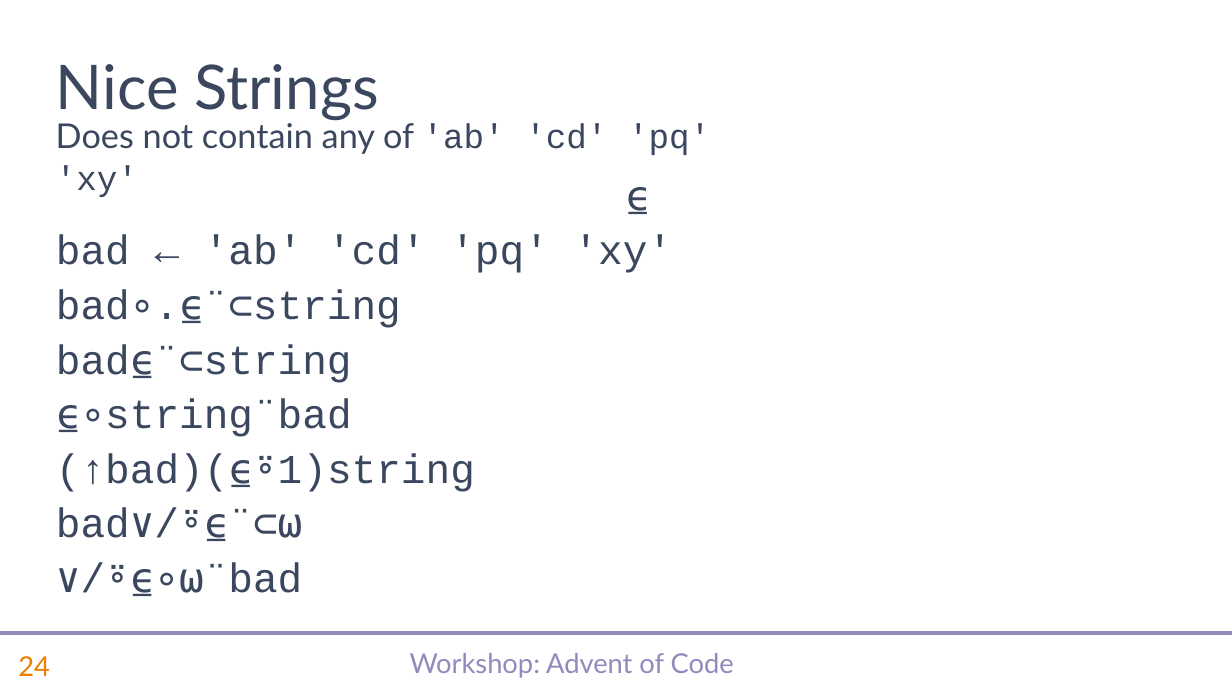
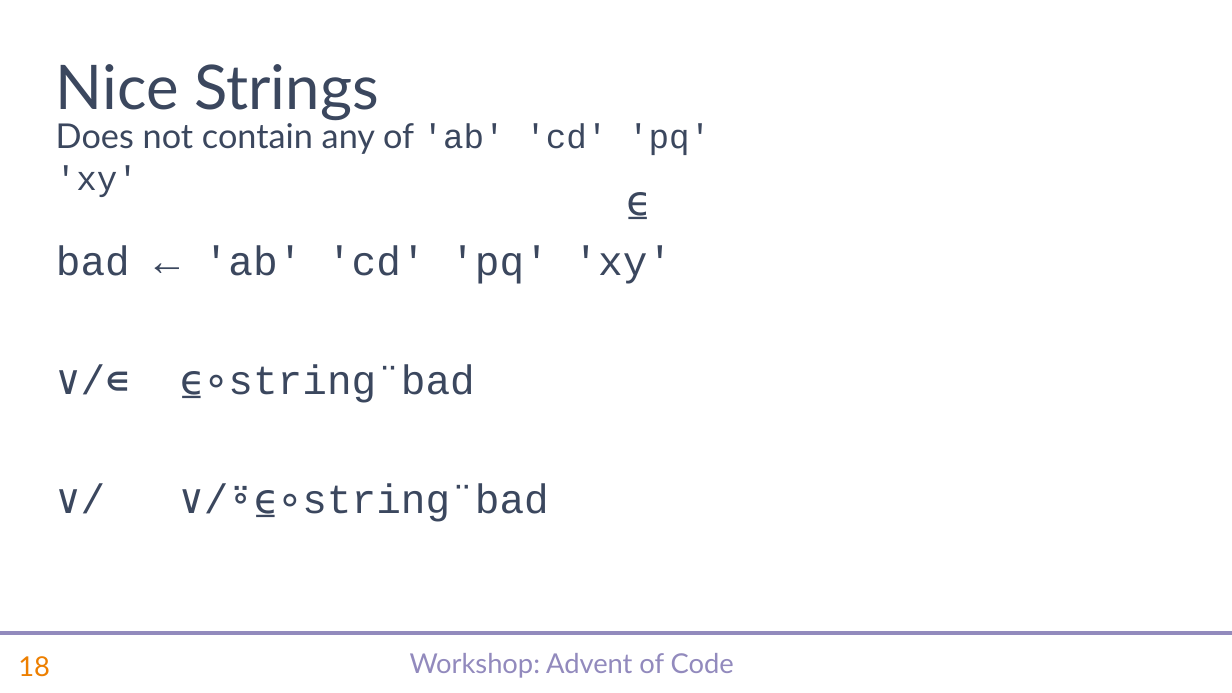
Before and after one commit to abrudz/SimCorp, a slide deck: slide 19 of aoc/slides.pptx (slide 25 before the commit). Drawn at 1232x693 pixels with LibreOffice and Linux fonts; fonts in the diff are those of the drawing; background and template pictures are left out. Boxes give left, top, right and bottom in pixels: in the first picture for what was removed or moved away, otherwise in the second. Text is boxed around its words. In the diff, an @@ line names an element or a change of style, - is before the commit and + after.

```diff
--- a/aoc/slides.pptx
+++ b/aoc/slides.pptx
@@ text at <box>56,245,673,284</box>: line spacing 0.9 to 1 @@
@@ text at <box>228,364,548,522</box>: text changed @@
-bad∘.⍷¨⊂string
-bad⍷¨⊂string
-⍷∘string¨bad
-(↑bad)(⍷⍤1)string
-bad∨/⍤⍷¨⊂⍵
-∨/⍤⍷∘⍵¨bad
+∨/∊ ⍷∘string¨bad
+∨/ ∨/⍤⍷∘string¨bad
@@ page number at <box>18,656,50,677</box>: text changed @@
-24
+18
```
Also in this commit, not shown: 14 other slides changed, 20 slides removed, 1 other file.
